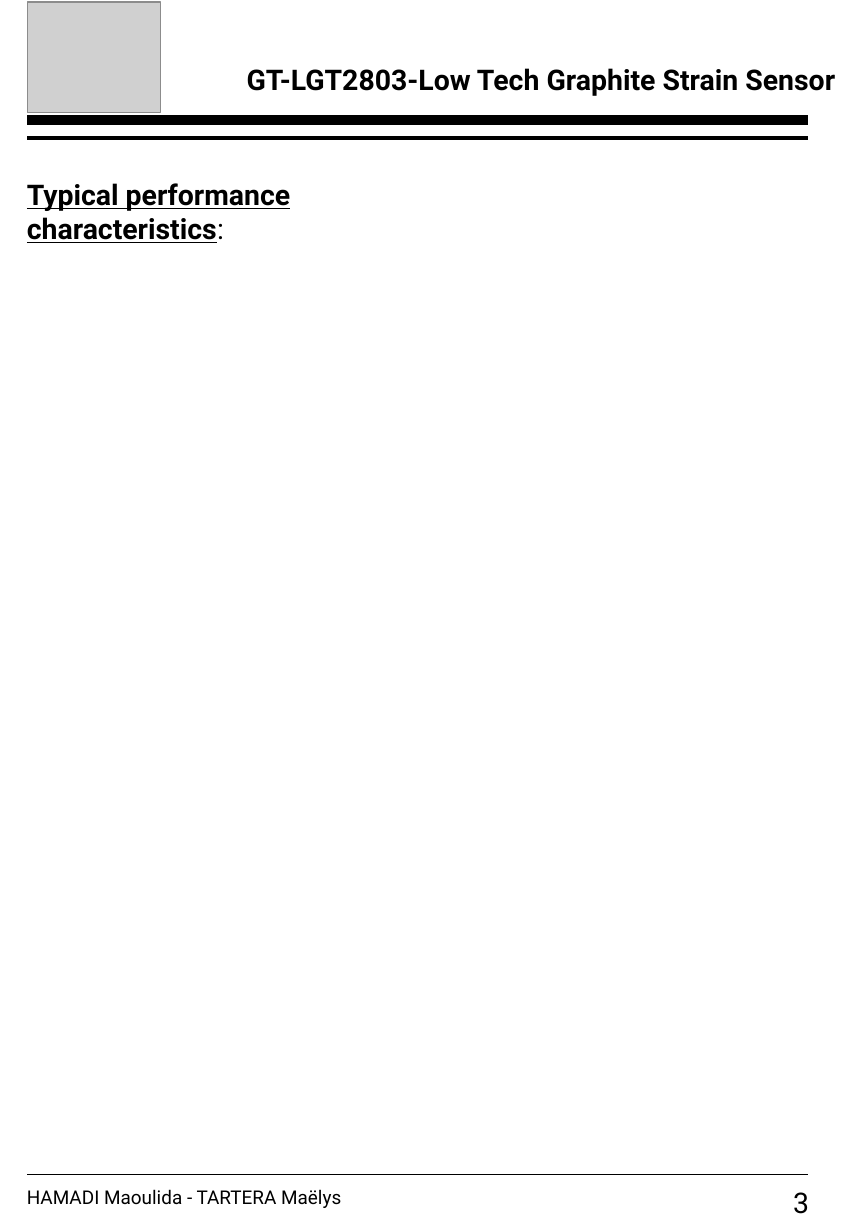
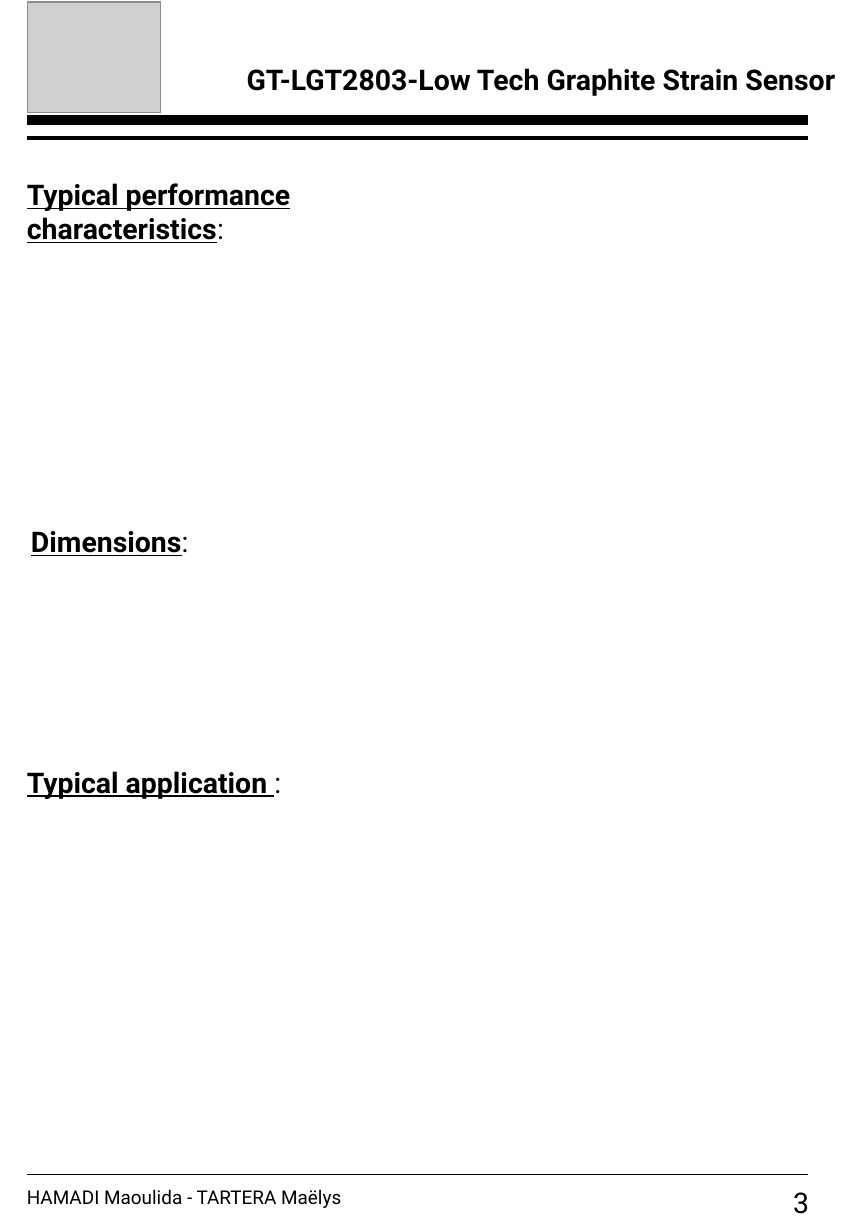
Before and after one commit to MOSH-Insa-Toulouse/2024-2025-4GP-cookingmae-MaouLidaDev, a slide deck: slide 3 of Datasheet/Datasheet_capteur_2025.pptx. Drawn at 853x1232 pixels with LibreOffice and Linux fonts; fonts in the diff are those of the drawing; grey boxes stand for pictures. Boxes give left, top, right and bottom in pixels: in the first picture for what was removed or moved away, otherwise in the second. Text is boxed around its words. In the diff, an @@ line names an element or a change of style, - is before the commit and + after.

Commit message:
Modification datasheet

```diff
--- a/Datasheet/Datasheet_capteur_2025.pptx
+++ b/Datasheet/Datasheet_capteur_2025.pptx
@@ text added at (31,531,189,556), 18 pt, text #000000, bold, underline @@
+Dimensions:
@@ text added at (27,771,267,799), 18 pt, text #000000, bold, underline @@
+Typical application :
```
